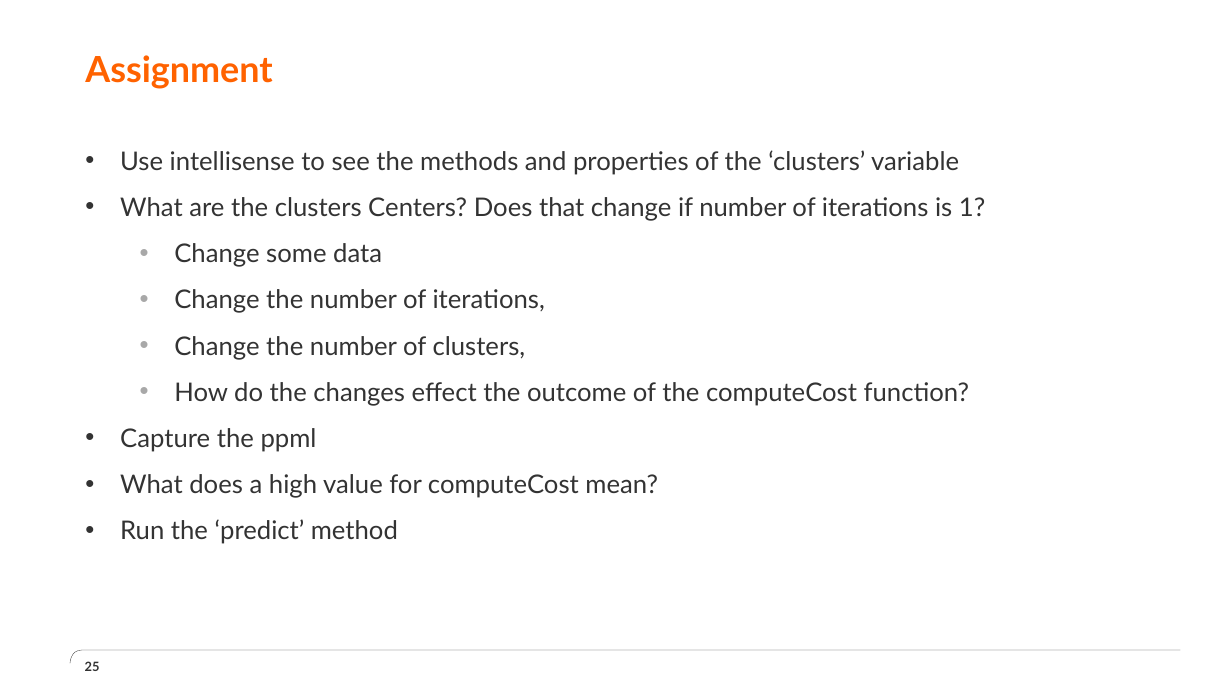
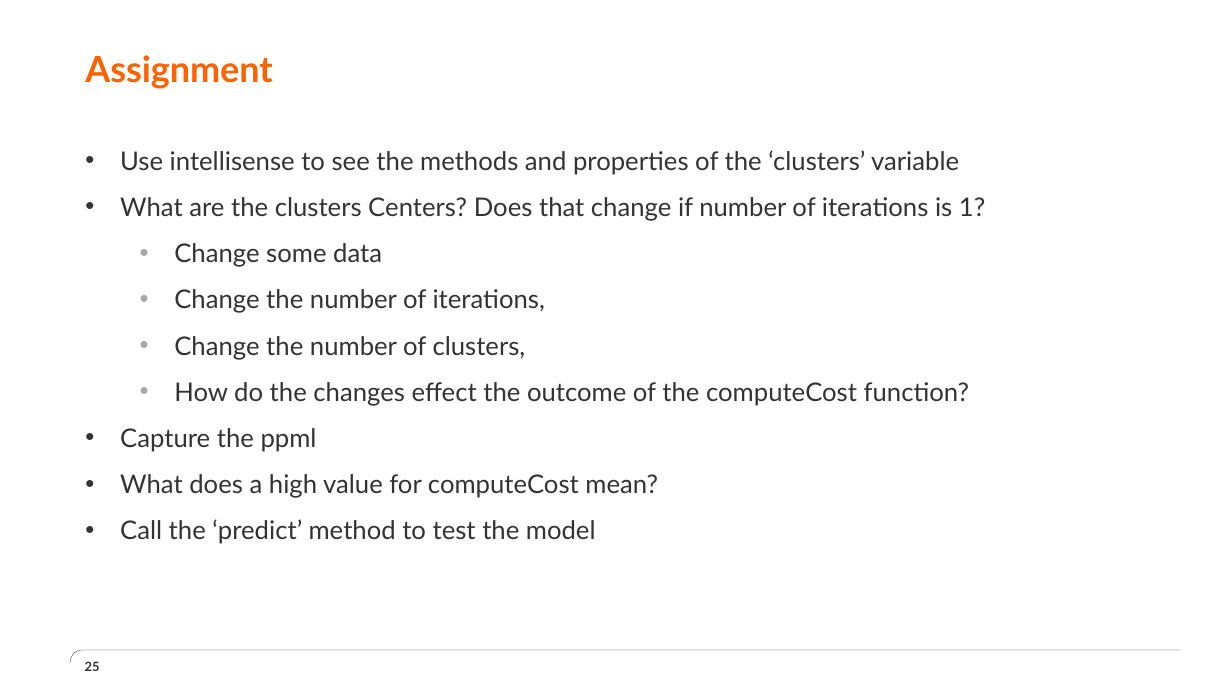
Before and after one commit to erik121212/TrainingFilesSpark, a slide deck: slide 25 of Spark Mlib.pptx. Drawn at 1232x693 pixels with LibreOffice and Linux fonts; fonts in the diff are those of the drawing; background and template pictures are left out. Boxes give left, top, right and bottom in pixels: in the first picture for what was removed or moved away, otherwise in the second. Text is boxed around its words. In the diff, an @@ line names an element or a change of style, - is before the commit and + after.

```diff
--- a/Spark Mlib.pptx
+++ b/Spark Mlib.pptx
@@ text at (120, 519, 596, 544): text changed @@
-• Run the ‘predict’ method
+• Call the ‘predict’ method to test the model
```
Also in this commit, not shown: 1 other slide changed, 5 other files.
